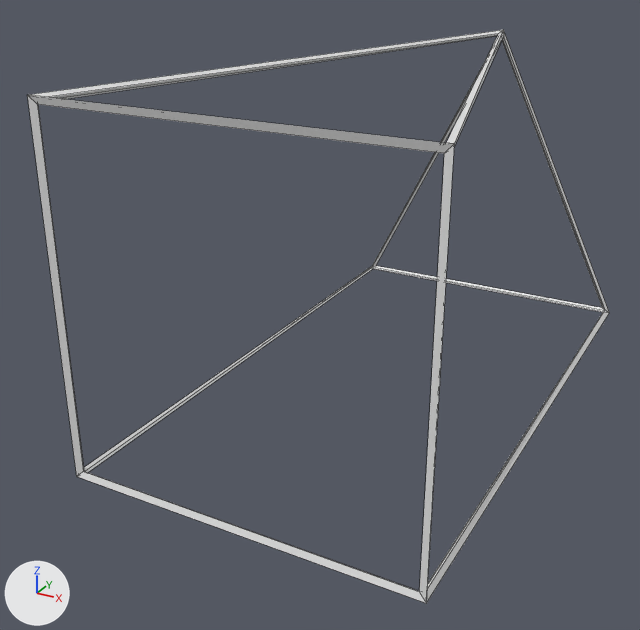
An edit to the Blender file BlenderFiles/AttachedCage.blend, drawn before and after from the same camera.
Before and after are seen from a 50 mm camera at (2.08, -4.61, 1.71) aimed at (-0.3, -0.28, -0.46). The lights are fixed; the arrows at lower left show +X, +Y and +Z. The picture after the commit comes second. Mesh edges are drawn as thin lines.
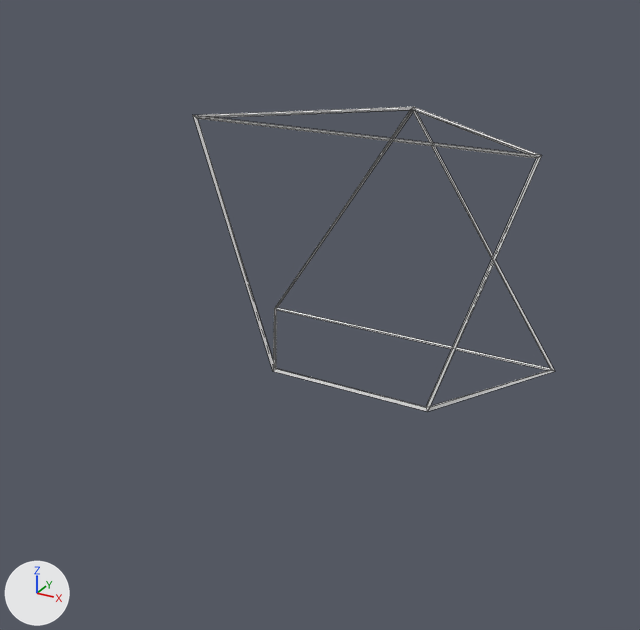
Location of each change, (x1, y1, x2, y2) in pixels of the pictures (640 x 630 px):
'Cube.001', reshaped, modifiers changed (38% narrower, 47% shorter)
    before: (27, 30, 609, 603)
    after: (193, 107, 555, 412)

The change in detail:
me_cube_001 is used by ob_cube_001; location (0.0, 0.0, 0.0).
me_cube_001 had 7 vertices, 6 faces and spanned x -1.0..1.0, y -1.69..1.92, z -1.0..1.0.
me_cube_001 now has 7 vertices, 6 faces and spans x -1.0..1.0, y -0.49..0.32, z -0.79..0.72.
Part 1, on me_cube_001:
Vertex 0 of me_cube_001 moves from (-1.0, -1.69, -1.0) to (-0.51, -0.49, -0.79).
Vertex 1 of me_cube_001 moves from (-1.0, -1.69, 1.0) to (-1.0, -0.49, 0.72).
Vertex 2 of me_cube_001 moves from (-1.0, 1.92, -1.0) to (-1.0, 0.32, -0.79).
Vertex 3 of me_cube_001 moves from (0.0, 1.92, 1.0) to (0.0, 0.32, 0.72).
Vertex 4 of me_cube_001 moves from (1.0, -1.69, -1.0) to (0.51, -0.49, -0.79).
Vertex 5 of me_cube_001 moves from (1.0, -1.69, 1.0) to (1.0, -0.49, 0.72).
Vertex 6 of me_cube_001 moves from (1.0, 1.92, -1.0) to (1.0, 0.32, -0.79).
Object 'Cube.001' (ob_cube_001) has a WIREFRAME modifier named 'Wireframe'.
On modifier 'Wireframe' of object 'Cube.001' (ob_cube_001), thickness goes from 0.05 to 0.025.
